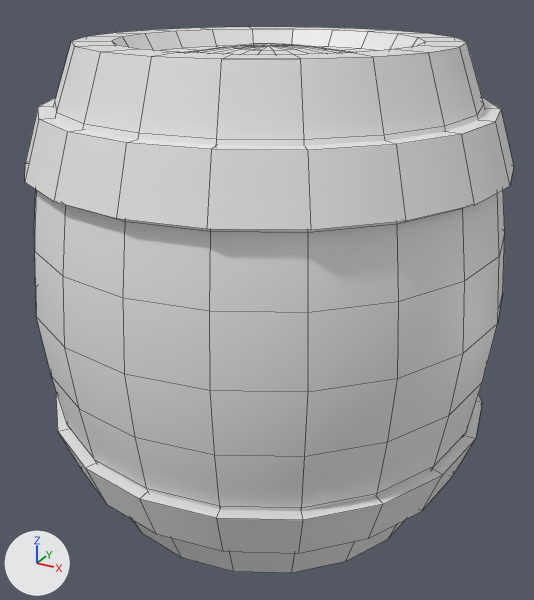
The OBJ model Assets/Prefabs/barrel.obj, before and after one commit.
The view is the same before and after, from a 50 mm camera at (1.233, -0.839, 1.111) aimed at (0.507, 0.48, 0.452). The axes (+X, +Y, +Z) are drawn at lower left. The lights are the same throughout. Mesh edges are drawn as thin lines. Where no turn or scale is listed for an object, it has been applied to the vertices.

The older version as bpy lines, for what is in view:
```python
me_barrel = bpy.data.meshes.new('barrel')
me_barrel.from_pydata(...)  # 466 vertices, 520 faces; spans x -0.001..1.001, y -0.001..1.001, z 0.003..0.997
ob_barrel = bpy.data.objects.new('barrel', me_barrel)
ob_barrel.location = (0.0, 0.0, 0.0)
```
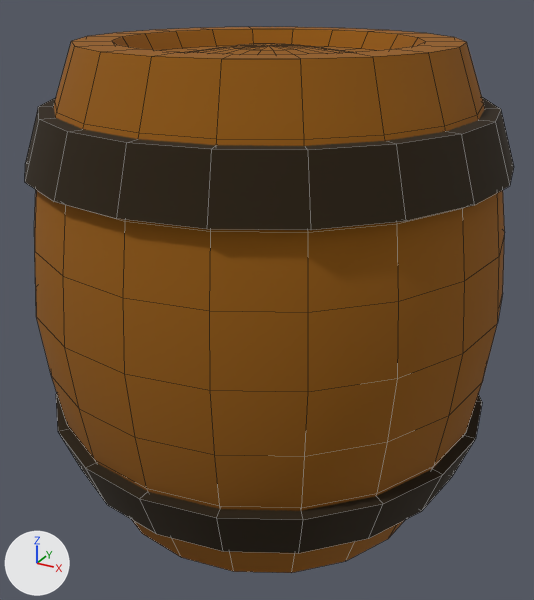
Boxes [x1, y1, x2, y2] around the edits, measured in the pictures (534 x 600 px):
```json
{"part": 1, "of": "me_barrel", "change": "recoloured", "before": [56, 394, 482, 553], "after": [56, 394, 482, 553]}
{"part": 2, "of": "me_barrel", "change": "recoloured", "before": [25, 97, 514, 230], "after": [25, 97, 514, 230], "on screen": "grey to brown"}
{"part": 3, "of": "me_barrel", "change": "recoloured", "before": [34, 27, 505, 573], "after": [34, 27, 505, 573], "on screen": "grey to brown"}
```

Scene script edits in JSON lines:
```json
{"op": "add", "block": "mat_lambert2sg", "code": ["mat_lambert2sg = principled_material('lambert2SG')", "mat_lambert2sg.base_color = (0.29, 0.1, 0.0)  # brown #935900", "mat_lambert2sg.roughness = 1.0"]}
{"op": "add", "block": "mat_lambert3sg", "code": ["mat_lambert3sg = principled_material('lambert3SG')", "mat_lambert3sg.base_color = (0.02, 0.01, 0.0)  # black #271900", "mat_lambert3sg.roughness = 1.0"]}
{"block": "me_barrel", "where": "me_barrel.from_pydata(...)  # 466 vertices, 520 faces; spans x -0.001..1.001, y -0.001..1.001, z 0.003..0.997"}
{"block": "me_barrel", "where": "# used by ob_barrel; location = (0.0, 0.0, 0.0)"}
{"block": "me_barrel", "change": "me_barrel part 1: 60 of the faces centred in x 0.042..0.958, y 0.042..0.958, z 0.122..0.232 switch from no material to mat_lambert3sg (black #271900)"}
{"block": "me_barrel", "change": "me_barrel part 2: 60 of the faces centred in x 0.042..0.958, y 0.042..0.958, z 0.767..0.878 switch from no material to mat_lambert3sg (black #271900)"}
{"block": "me_barrel", "change": "me_barrel part 3: 400 of the faces centred in x 0.018..0.982, y 0.018..0.982, z 0.003..0.997 switch from no material to mat_lambert2sg (brown #935900)"}
```
